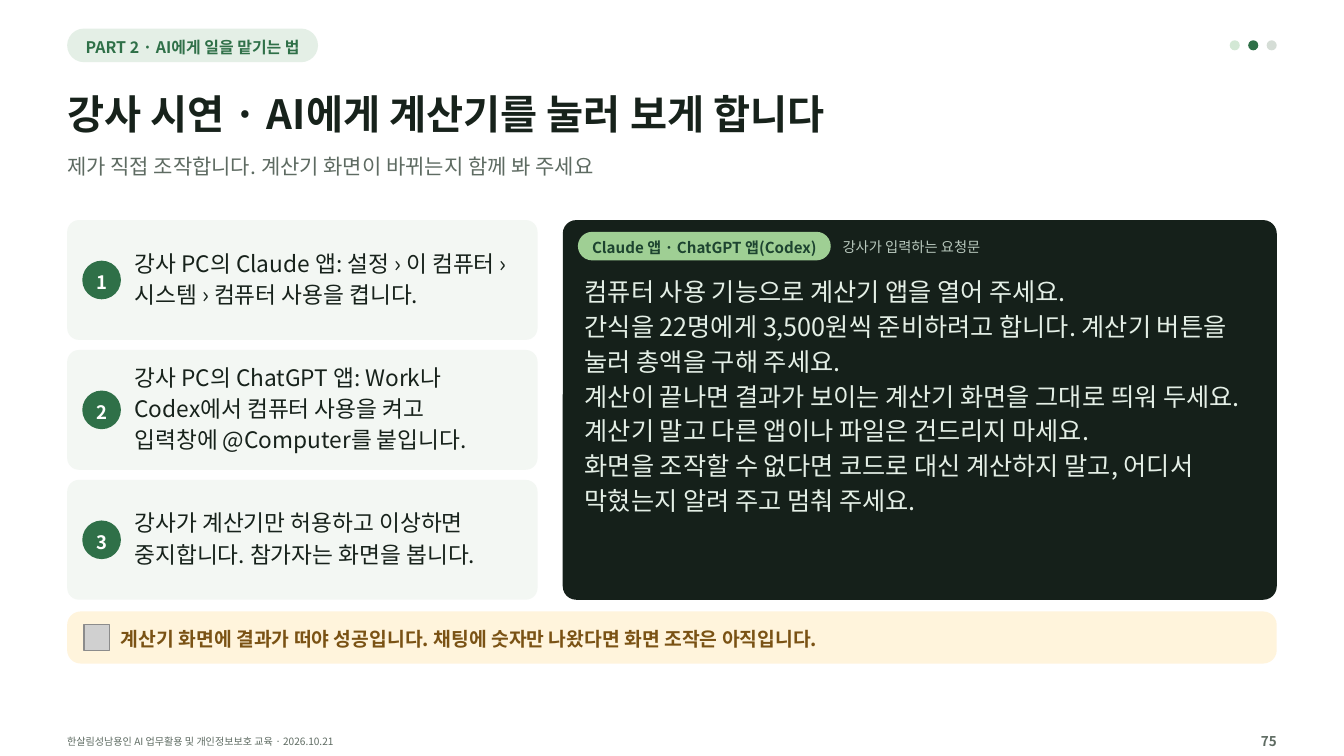
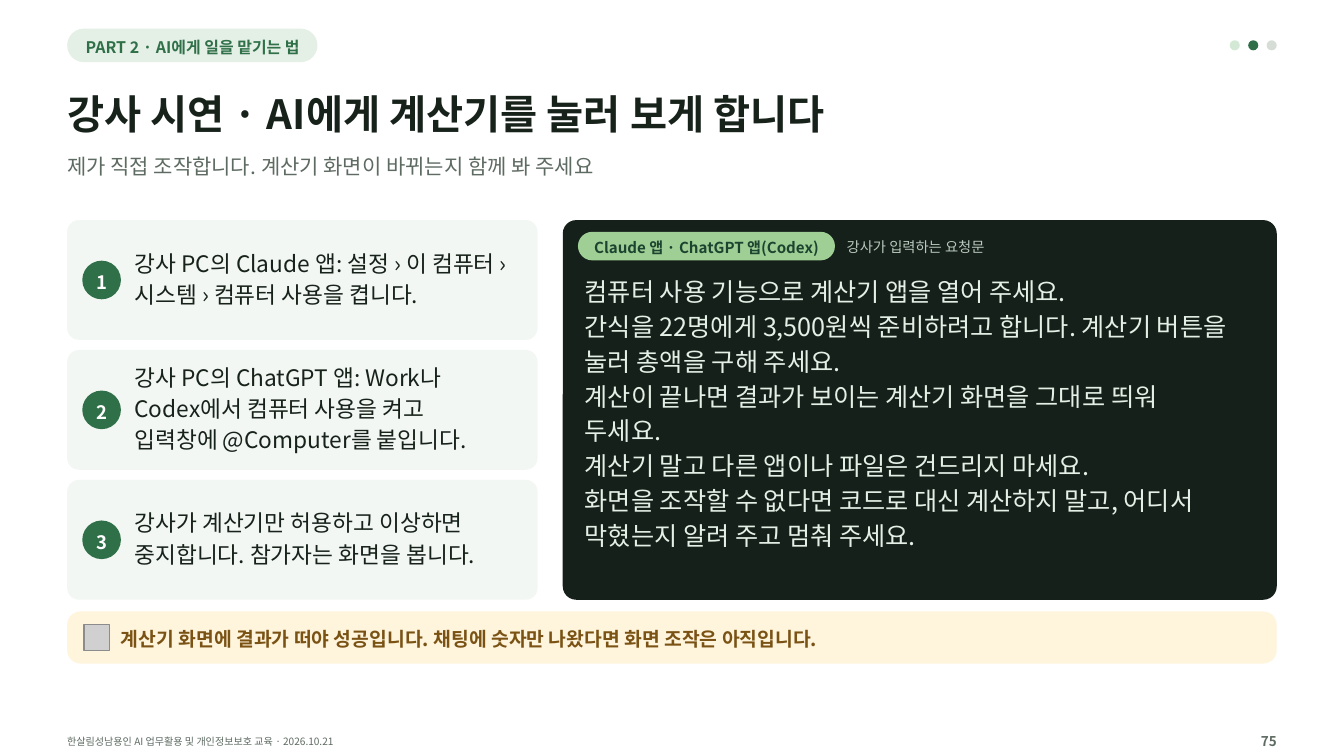
Before and after one commit to kscold/kscold-blog-version-2, a slide deck: slide 75 of apps/web/public/hansalim/files/한살림_AI교육_강의자료.pptx. Drawn at 1344x756 pixels with LibreOffice and Linux fonts; fonts in the diff are those of the drawing; grey boxes stand for pictures. Boxes give left, top, right and bottom in pixels: in the first picture for what was removed or moved away, otherwise in the second. Text is boxed around its words. In the diff, an @@ line names an element or a change of style, - is before the commit and + after.

```diff
--- a/apps/web/public/hansalim/files/한살림_AI교육_강의자료.pptx
+++ b/apps/web/public/hansalim/files/한살림_AI교육_강의자료.pptx
@@ rounded rectangle: place and size @@
-rounded rectangle at [578,232,831,260]
+rounded rectangle at [578,232,835,260]
@@ text "강사가 입력하는 요청문": place and size @@
-text "강사가 입력하는 요청문" at [843,240,980,253]
+text "강사가 입력하는 요청문" at [847,240,984,253]
@@ text at [585,385,1157,442]: text changed @@
-계산이 끝나면 결과가 보이는 계산기 화면을 그대로 띄워 두세요.
+계산이 끝나면 결과가 보이는 계산기 화면을 그대로 띄워
+두세요.
```
Also in this commit, not shown: 138 other slides changed, 3 other files.
